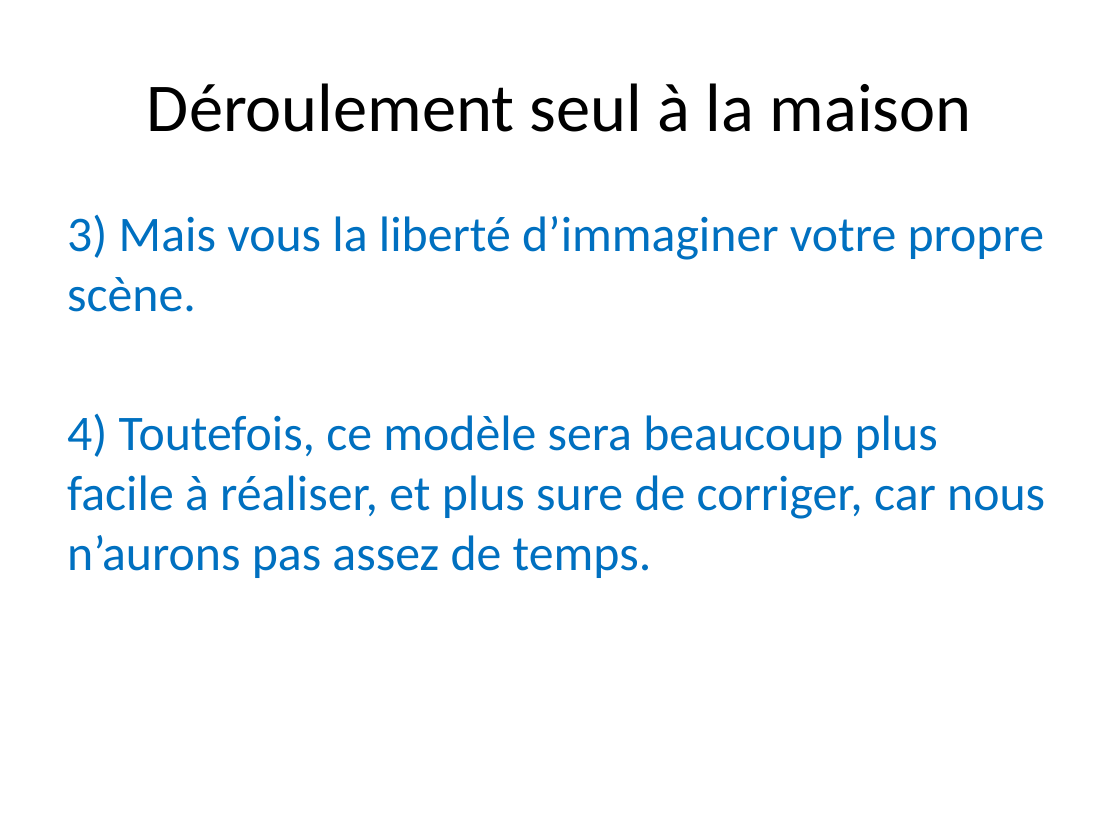
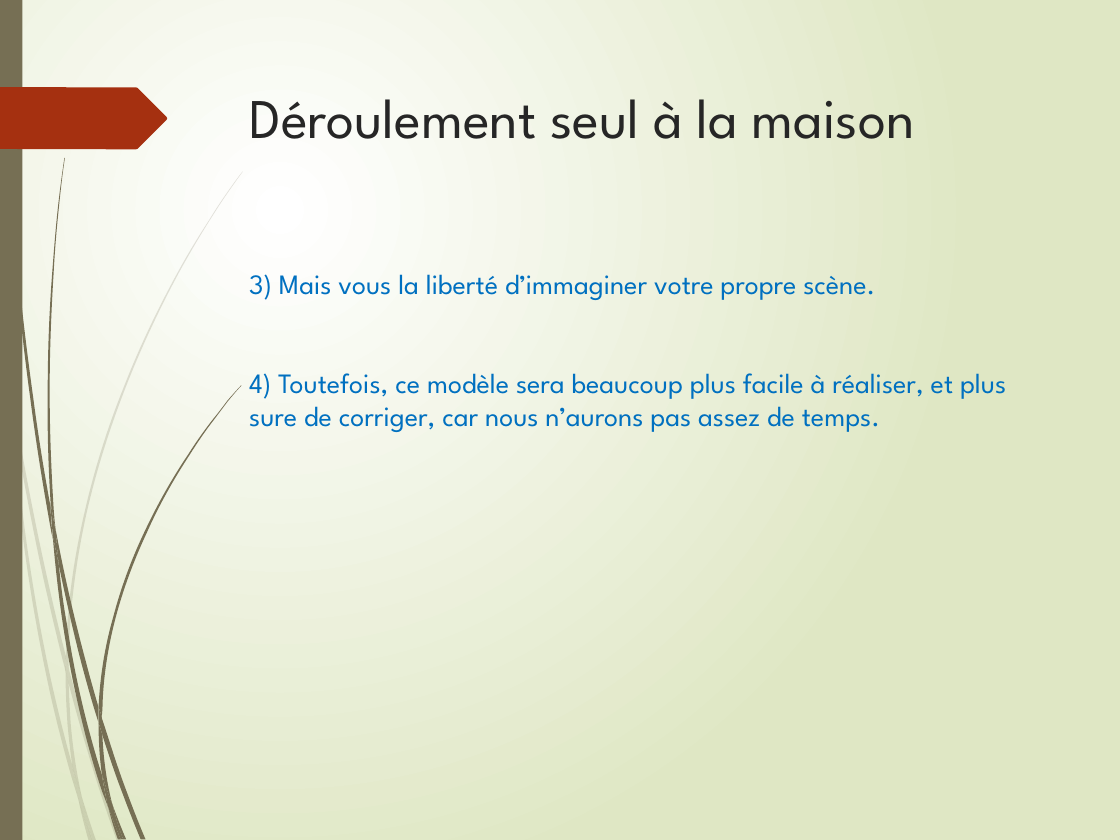
Before and after one commit to joel3500/vitrine, a slide deck: slide 4 of Realisation/Tutoriel Scratch/Programmer avec Scratch_2_5.pptx. Drawn at 1120x840 pixels with LibreOffice and Linux fonts; fonts in the diff are those of the drawing. Boxes give left, top, right and bottom in pixels: in the first picture for what was removed or moved away, otherwise in the second. Text is boxed around its words. In the diff, an @@ line names an element or a change of style, - is before the commit and + after.

```diff
--- a/Realisation/Tutoriel Scratch/Programmer avec Scratch_2_5.pptx
+++ b/Realisation/Tutoriel Scratch/Programmer avec Scratch_2_5.pptx
@@ background #FFFFFF to gradient #FFFFFF to #DFE8C4 @@
@@ rectangle added at (0,0,22,840), fill #766F54 @@
@@ freeform shape added at (0,87,167,150), fill #A53010 @@
@@ title "Déroulement seul à la maison": place and size @@
-title "Déroulement seul à la maison" at (147,83,972,132)
+title "Déroulement seul à la maison" at (249,99,915,139)
@@ title "Déroulement seul à la maison" at (249,99,915,139): size 44 to 36 pt, font Calibri to League Spartan, text colour #000000 to #262626; alignment centre to left; vertical alignment middle to top @@
@@ text "3) Mais vous la liberté ...": place and size @@
-text "3) Mais vous la liberté ..." at (67,215,1045,578)
+text "3) Mais vous la liberté ..." at (249,274,1006,432)
@@ text "3) Mais vous la liberté ..." at (249,274,1006,432): size 32 to 18 pt, font Calibri to League Spartan; more space between paragraphs @@
@@ group added at (0,171,243,840): 10 freeform shapes @@
@@ group added at (2,0,242,840): 12 freeform shapes @@
```
Also in this commit, not shown: 4 other slides changed, 12 other files.
